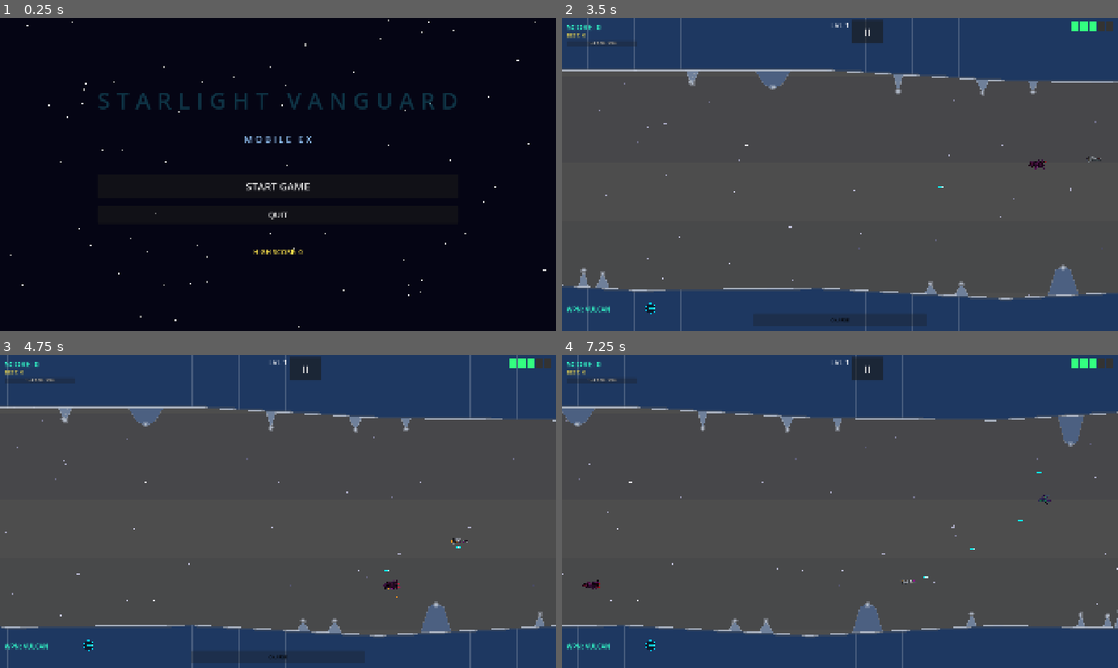
Above: before the commit, frames 1-4 (two rows, left to right).
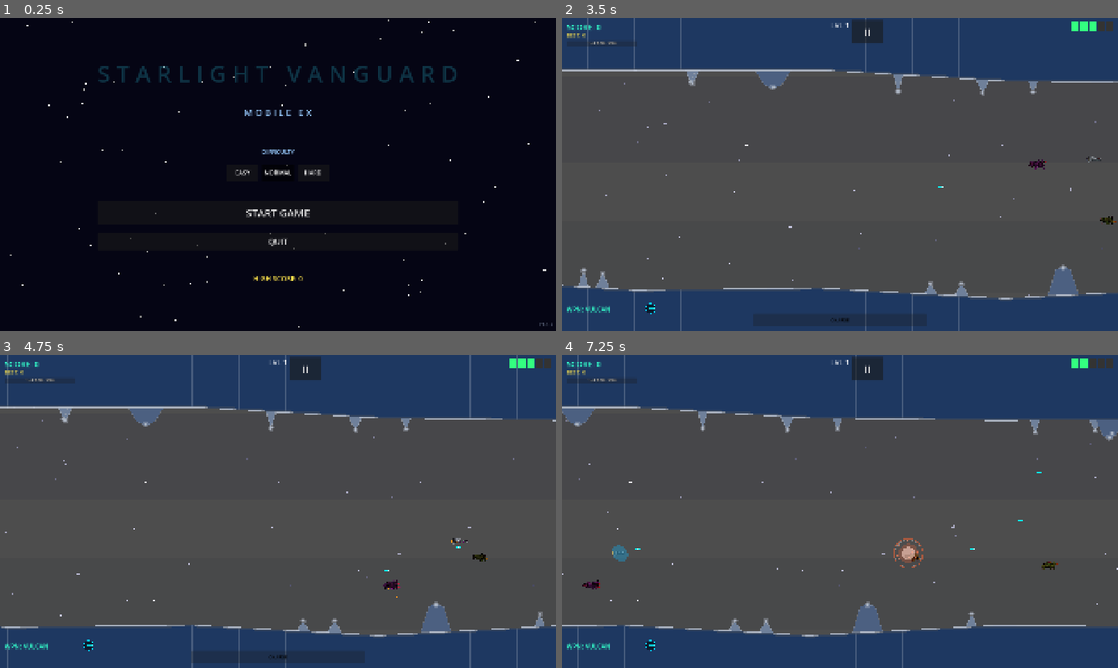
Above: after the commit, the same moments.

Repository: b6-stack/rtype-game
Game: Godot game, scene res://scenes/main_menu/MainMenu.tscn
Same seed, same stepped clock (60 frames per second), same inputs: the game is played once before the commit and once after it.
Inputs (mouse positions are in pixels of both pictures, inside the frame that each line leads up to):
- Up to frame 1 (0.25 s): no input
- Up to frame 2 (3.5 s): click (873, 171) at 0.5 s, where only the run after the commit has a clickable "HARD"; click "START GAME" at 1.25 s; tap Enter at 2 s; move the mouse to (962, 158) at 2.02 s; hold D (move_right) 2.03-2.75 s; hold Space (fire) 2.03-2.75 s; click (962, 158) at 2.17 s; drag from (728, 190) to (1106, 158) at 2.77 s
- Up to frame 3 (4.75 s): move the mouse to (333, 442) at 3.52 s; hold D (move_right) 3.53-4.25 s; hold Space (fire) 3.53-4.25 s; drag from (250, 574) to (417, 539) at 4.27 s
- Up to frame 4 (7.25 s): move the mouse to (1006, 558) at 5.02 s; hold A (move_left) 5.03-5.75 s; hold Space (fire) 5.03-5.75 s; tap Z (charge) at 5.1 s; drag from (673, 464) to (962, 539) at 5.77 s; move the mouse to (867, 511) at 6.52 s; hold S (move_down) from 6.53 s (still down); hold Space (fire) from 6.53 s (still down); click (867, 511) at 6.67 s

The runs differ from the first frame. In frame 1, 2.9% of the frame differs, in the area x 17-100%, y 15-99%; in frame 2, less than 0.1%; in frame 3, less than 0.1%; in frame 4, 1.5%.

Commit message:
Add version label and difficulty selector to main menu
Adds an Easy/Normal/Hard selector wired into a new GameState.difficulty
setting (persisted across sessions), which scales enemy speed, fire
rate, and spawn density via a difficulty multiplier. Also displays the
app version (GameState.APP_VERSION, kept in sync with
export_presets.cfg) in the corner of the main menu so builds are
visually distinguishable at a glance.

Co-Authored-By: Claude Sonnet 5 <noreply@anthropic.com>

Diff:
--- a/autoloads/GameState.gd
+++ b/autoloads/GameState.gd
@@ -6,12 +6,17 @@
 const GAME_OVER_SCENE := "res://scenes/game/game_over/GameOverScreen.tscn"
 const WIN_SCENE := "res://scenes/game/win_screen/WinScreen.tscn"
 
+## Bump this alongside export_presets.cfg's version/name on every release
+## so the main menu version label reflects what's actually installed.
+const APP_VERSION := "1.1.0"
+
 signal score_changed(new_score: int)
 signal lives_changed(new_lives: int)
 signal weapon_changed(weapon_index: int)
 signal level_changed(new_level: int)
 signal score_goal_updated(current_score: int, goal_score: int)
 signal life_awarded(new_lives: int)
+signal difficulty_changed(new_difficulty: int)
 signal game_over
 
 const MAX_LIVES: int = 5
@@ -19,10 +24,16 @@
 const TOTAL_LEVELS: int = 10
 const SCORE_GOAL_INTERVAL: int = 5000
 
+enum Difficulty { EASY, NORMAL, HARD }
+const DIFFICULTY_NAMES: Array[String] = ["EASY", "NORMAL", "HARD"]
+## Overall aggression scale applied to enemy speed, fire rate, and spawn density.
+const DIFFICULTY_MULTIPLIERS: Array[float] = [0.75, 1.0, 1.3]
+
 var score: int = 0
 var lives: int = STARTING_LIVES
 var level: int = 1
 var current_weapon_index: int = 0
+var difficulty: int = Difficulty.NORMAL
 var god_mode_enabled: bool = false
 var always_max_charge_enabled: bool = false
 var cheats_used: bool = false
@@ -91,6 +102,14 @@
 	current_weapon_index = index
 	weapon_changed.emit(index)
 
+func set_difficulty(new_difficulty: int) -> void:
+	difficulty = clampi(new_difficulty, Difficulty.EASY, Difficulty.HARD)
+	_save()
+	difficulty_changed.emit(difficulty)
+
+func get_difficulty_multiplier() -> float:
+	return DIFFICULTY_MULTIPLIERS[difficulty]
+
 func advance_level() -> void:
 	level += 1
 	level_changed.emit(level)
@@ -116,9 +135,11 @@
 func _save() -> void:
 	var cfg := ConfigFile.new()
 	cfg.set_value("data", "high_score", high_score)
+	cfg.set_value("data", "difficulty", difficulty)
 	cfg.save("user://save.cfg")
 
 func _load_save() -> void:
 	var cfg := ConfigFile.new()
 	if cfg.load("user://save.cfg") == OK:
 		high_score = cfg.get_value("data", "high_score", 0)
+		difficulty = clampi(cfg.get_value("data", "difficulty", Difficulty.NORMAL), Difficulty.EASY, Difficulty.HARD)
--- a/scenes/enemies/EnemySpawner.gd
+++ b/scenes/enemies/EnemySpawner.gd
@@ -130,8 +130,9 @@
 ## Makes enemies more aggressive and shoot more often as the level increases.
 func _apply_difficulty_scaling(enemy: EnemyBase) -> void:
 	var level_above_base: float = float(GameState.level - 1)
-	var speed_mult: float = 1.0 + level_above_base * DIFFICULTY_SPEED_PER_LEVEL
-	var fire_rate_mult: float = 1.0 + level_above_base * DIFFICULTY_FIRE_RATE_PER_LEVEL
+	var diff_mult: float = GameState.get_difficulty_multiplier()
+	var speed_mult: float = (1.0 + level_above_base * DIFFICULTY_SPEED_PER_LEVEL) * diff_mult
+	var fire_rate_mult: float = (1.0 + level_above_base * DIFFICULTY_FIRE_RATE_PER_LEVEL) * diff_mult
 
 	enemy.move_speed *= speed_mult
 	if enemy.shoot_cooldown > 0.0:
--- a/scenes/main_menu/MainMenu.gd
+++ b/scenes/main_menu/MainMenu.gd
@@ -5,6 +5,12 @@
 @onready var _quit_btn: Button = $Center/VBox/QuitButton
 @onready var _hi_score_label: Label = $Center/VBox/HiScoreLabel
 @onready var _star_container: Node2D = $StarContainer
+@onready var _version_label: Label = $VersionLabel
+@onready var _difficulty_buttons: Array[Button] = [
+	$Center/VBox/DifficultyRow/EasyButton,
+	$Center/VBox/DifficultyRow/NormalButton,
+	$Center/VBox/DifficultyRow/HardButton,
+]
 
 const STAR_COUNT: int = 120
 var _stars: Array[Dictionary] = []
@@ -13,6 +19,8 @@
 	_start_btn.pressed.connect(_on_start_pressed)
 	_quit_btn.pressed.connect(_on_quit_pressed)
 	_hi_score_label.text = "HIGH SCORE: %d" % GameState.high_score
+	_version_label.text = "v%s" % GameState.APP_VERSION
+	_setup_difficulty_buttons()
 	_generate_stars()
 	# Animate title in
 	$Center/VBox/TitleLabel.modulate.a = 0.0
@@ -29,6 +37,17 @@
 
 func _on_quit_pressed() -> void:
 	get_tree().quit()
+
+# ── Difficulty selector ──────────────────────────────────────
+
+func _setup_difficulty_buttons() -> void:
+	for i in _difficulty_buttons.size():
+		var btn: Button = _difficulty_buttons[i]
+		btn.button_pressed = (i == GameState.difficulty)
+		btn.pressed.connect(_on_difficulty_pressed.bind(i))
+
+func _on_difficulty_pressed(index: int) -> void:
+	GameState.set_difficulty(index)
 
 # ── Starfield ─────────────────────────────────────────────────
 
--- a/scenes/main_menu/MainMenu.tscn
+++ b/scenes/main_menu/MainMenu.tscn
@@ -1,7 +1,9 @@
-[gd_scene load_steps=3 format=3 uid="uid://rtype_mainmenu"]
+[gd_scene load_steps=4 format=3 uid="uid://rtype_mainmenu"]
 
 [ext_resource type="Script" path="res://scenes/main_menu/MainMenu.gd" id="1_mm"]
 [ext_resource type="Script" path="res://scenes/main_menu/StarContainer.gd" id="2_sc"]
+
+[sub_resource type="ButtonGroup" id="ButtonGroup_dg"]
 
 [node name="MainMenu" type="Control"]
 layout_mode = 3
@@ -50,6 +52,47 @@
 layout_mode = 2
 custom_minimum_size = Vector2(0, 40)
 
+[node name="DifficultyLabel" type="Label" parent="Center/VBox"]
+layout_mode = 2
+text = "DIFFICULTY"
+horizontal_alignment = 1
+theme_override_font_sizes/font_size = 20
+theme_override_colors/font_color = Color(0.6, 0.8, 1.0, 1)
+
+[node name="DifficultyRow" type="HBoxContainer" parent="Center/VBox"]
+layout_mode = 2
+size_flags_horizontal = 4
+alignment = 1
+theme_override_constants/separation = 12
+
+[node name="EasyButton" type="Button" parent="Center/VBox/DifficultyRow"]
+layout_mode = 2
+toggle_mode = true
+button_group = SubResource("ButtonGroup_dg")
+text = "EASY"
+custom_minimum_size = Vector2(110, 56)
+theme_override_font_sizes/font_size = 22
+
+[node name="NormalButton" type="Button" parent="Center/VBox/DifficultyRow"]
+layout_mode = 2
+toggle_mode = true
+button_group = SubResource("ButtonGroup_dg")
+text = "NORMAL"
+custom_minimum_size = Vector2(110, 56)
+theme_override_font_sizes/font_size = 22
+
+[node name="HardButton" type="Button" parent="Center/VBox/DifficultyRow"]
+layout_mode = 2
+toggle_mode = true
+button_group = SubResource("ButtonGroup_dg")
+text = "HARD"
+custom_minimum_size = Vector2(110, 56)
+theme_override_font_sizes/font_size = 22
+
+[node name="Spacer3" type="Control" parent="Center/VBox"]
+layout_mode = 2
+custom_minimum_size = Vector2(0, 10)
+
 [node name="StartButton" type="Button" parent="Center/VBox"]
 layout_mode = 2
 text = "START GAME"
@@ -72,3 +115,19 @@
 horizontal_alignment = 1
 theme_override_font_sizes/font_size = 24
 theme_override_colors/font_color = Color(1.0, 0.9, 0.3, 1)
+
+[node name="VersionLabel" type="Label" parent="."]
+layout_mode = 1
+anchors_preset = 3
+anchor_left = 1.0
+anchor_top = 1.0
+anchor_right = 1.0
+anchor_bottom = 1.0
+offset_left = -160.0
+offset_top = -36.0
+offset_right = -12.0
+offset_bottom = -8.0
+text = "v0.0.0"
+horizontal_alignment = 2
+theme_override_font_sizes/font_size = 16
+theme_override_colors/font_color = Color(0.5, 0.55, 0.65, 0.8)
--- a/scenes/world/LevelGenerator.gd
+++ b/scenes/world/LevelGenerator.gd
@@ -172,10 +172,12 @@
 		enemy_count = _rng.randi_range(2, 3 + int(level / 3))
 		spawn_chance = 0.80
 
-	# Difficulty scaling: higher levels pack in more enemies, more often.
-	var density_bonus: int = int(float(level - 1) * DENSITY_BONUS_PER_LEVEL)
+	# Difficulty scaling: higher levels pack in more enemies, more often;
+	# the player's difficulty selection scales this growth up or down.
+	var diff_mult: float = GameState.get_difficulty_multiplier()
+	var density_bonus: int = int(float(level - 1) * DENSITY_BONUS_PER_LEVEL * diff_mult)
 	enemy_count += density_bonus
-	spawn_chance = minf(MAX_SPAWN_CHANCE, spawn_chance + float(level - 1) * SPAWN_CHANCE_PER_LEVEL)
+	spawn_chance = minf(MAX_SPAWN_CHANCE, spawn_chance * diff_mult + float(level - 1) * SPAWN_CHANCE_PER_LEVEL * diff_mult)
 
 	# Overall density multiplier (doubles how many enemies pack into each chunk).
 	enemy_count = mini(enemy_count * DENSITY_MULTIPLIER, MAX_ENEMIES_PER_CHUNK)
Not shown, changed: export_presets.cfg
